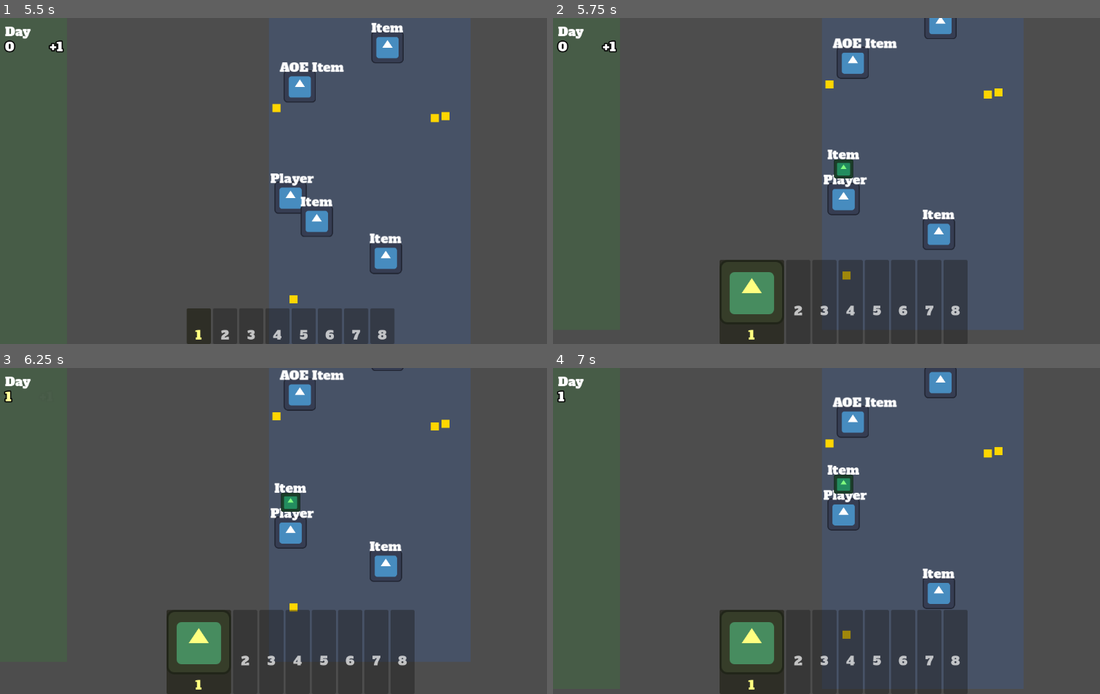
Above: before the commit, frames 1-4 (two rows, left to right).
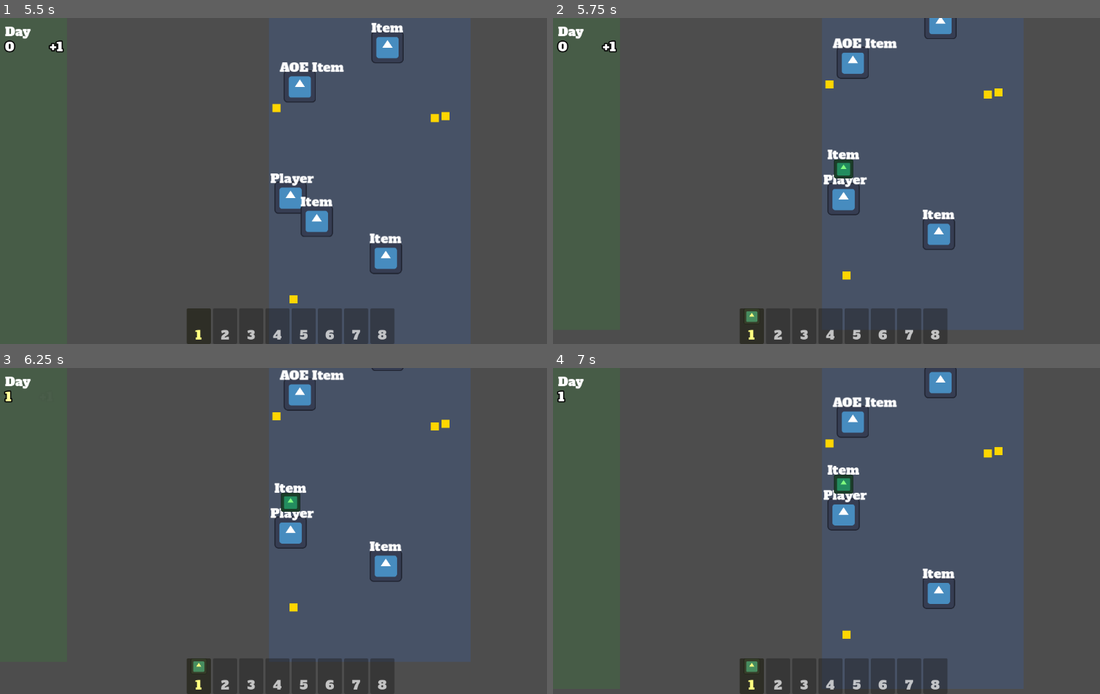
Above: after the commit, the same moments.

Repository: poga/dark-sea
Game: Godot game, scene res://scenes/game/main.tscn
Two runs of this game, one before a commit and one after it. Both use one fixed random seed, a clock stepped at 60 frames per second and the inputs below. The project has no main scene, so this scene is started directly. The engine's default icon, where the game draws it, is replaced by a stand-in: a white triangle on a blue panel in a dark square.
Inputs (mouse positions are in pixels of both pictures, inside the frame that each line leads up to):
- Up to frame 1 (5.5 s): tap Enter at 0.5 s; move the mouse to (415, 164) at 0.52 s; hold D (move_right) 0.53-1.25 s; hold Q (drop) 0.53-1.25 s; click (415, 164) at 0.67 s; drag from (175, 197) to (38, 181) at 1.27 s; move the mouse to (350, 109) at 2.02 s; hold D (move_right) 2.03-2.75 s; tap Alt at 2.1, 5.1 s; drag from (262, 246) to (311, 181) at 2.77 s; move the mouse to (464, 229) at 3.52 s; hold A (move_left) 3.53-4.25 s; hold Q (drop) 3.53-4.25 s; drag from (114, 132) to (350, 181) at 4.27 s; move the mouse to (317, 181) at 5.02 s; hold S (move_down) from 5.03 s (still down); click (317, 181) at 5.17 s
- Up to frame 2 (5.75 s): keep holding S (move_down)
- Up to frame 3 (6.25 s): release S (move_down) at 5.75 s; drag from (202, 449) to (289, 521) at 5.77 s
- Up to frame 4 (7 s): move the mouse to (968, 514) at 6.52 s; hold W (move_up) from 6.53 s (still down); hold Q (drop) from 6.53 s (still down)

Frame 1 is identical in both runs. In frame 2, 6.9% of the frame differs, in the area x 30-76%, y 74-100%; in frame 3, 6.6%; in frame 4, 7.1%.

Commit message:
fix: constrain toolbar icon size to slot bounds
Set expand_mode to EXPAND_IGNORE_SIZE on toolbar TextureRect so icons
respect the 32x32 minimum size instead of rendering at their natural
texture dimensions.

Co-Authored-By: Claude Opus 4.6 <noreply@anthropic.com>

Diff:
--- a/scenes/ui/toolbar.gd
+++ b/scenes/ui/toolbar.gd
@@ -22,6 +22,7 @@
 		panel.add_child(vbox)
 		var icon: TextureRect = TextureRect.new()
 		icon.name = "Icon"
+		icon.expand_mode = TextureRect.EXPAND_IGNORE_SIZE
 		icon.stretch_mode = TextureRect.STRETCH_KEEP_ASPECT_CENTERED
 		icon.custom_minimum_size = Vector2(32, 32)
 		vbox.add_child(icon)
